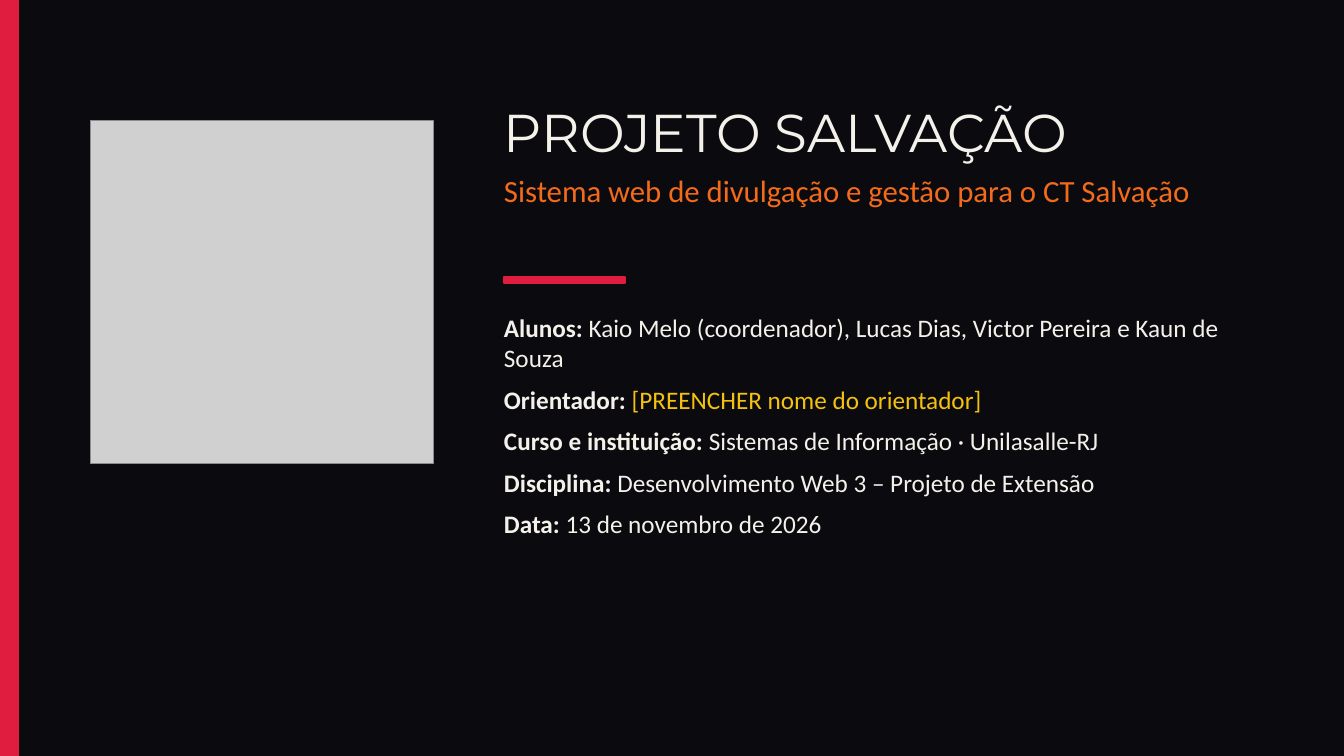
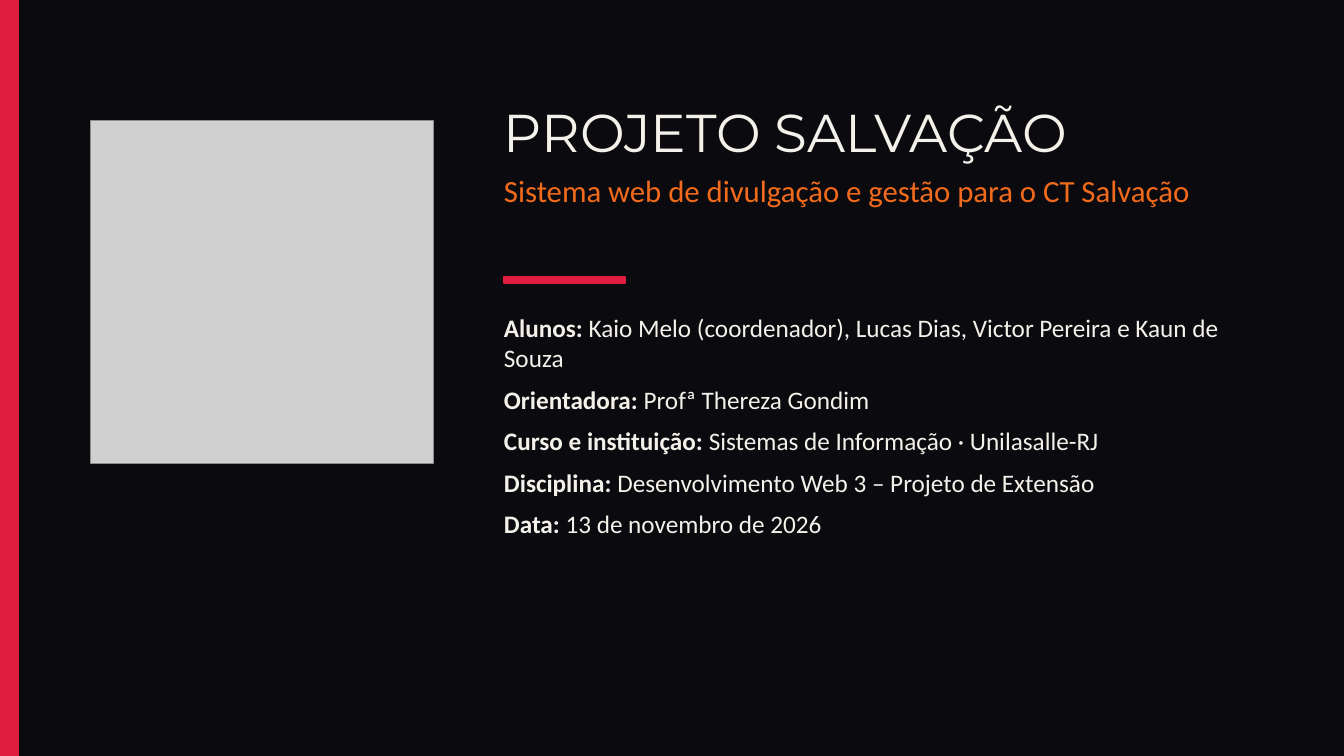
Before and after one commit to kaiozxs/acaosocial, a slide deck: slide 1 of docs/slides-projeto-de-extensao.pptx. Drawn at 1344x756 pixels with LibreOffice and Linux fonts; fonts in the diff are those of the drawing; grey boxes stand for pictures. Boxes give left, top, right and bottom in pixels: in the first picture for what was removed or moved away, otherwise in the second. Text is boxed around its words. In the diff, an @@ line names an element or a change of style, - is before the commit and + after.

Commit message:
Nome da orientadora na capa do relatório e nos slides

```diff
--- a/docs/slides-projeto-de-extensao.pptx
+++ b/docs/slides-projeto-de-extensao.pptx
@@ text at bbox=[504, 391, 869, 409]: text changed; text colour #F4C20D to #F4F1EA @@
-Orientador: [PREENCHER nome do orientador]
+Orientadora: Profª Thereza Gondim
```
Also in this commit, not shown: 3 other files.
